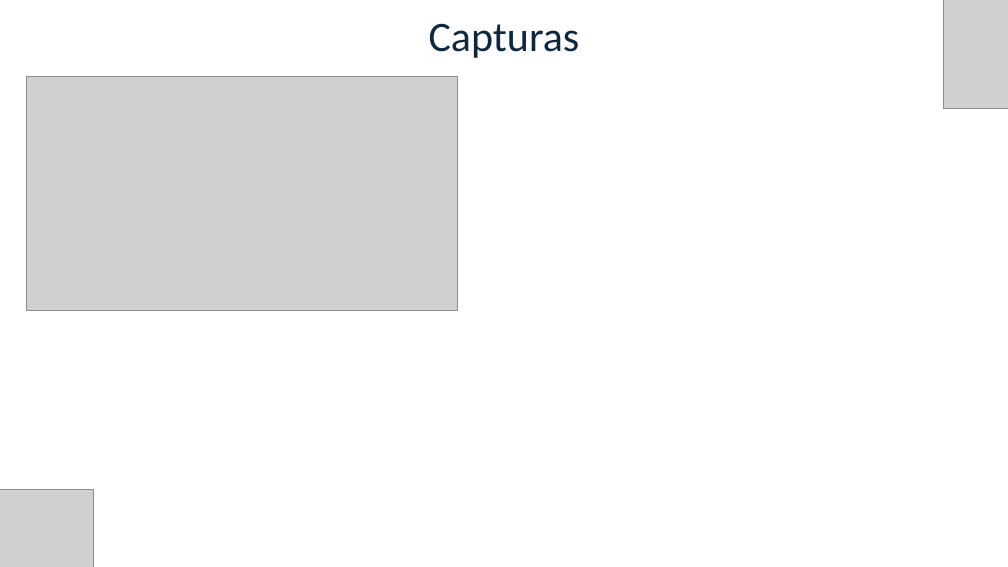
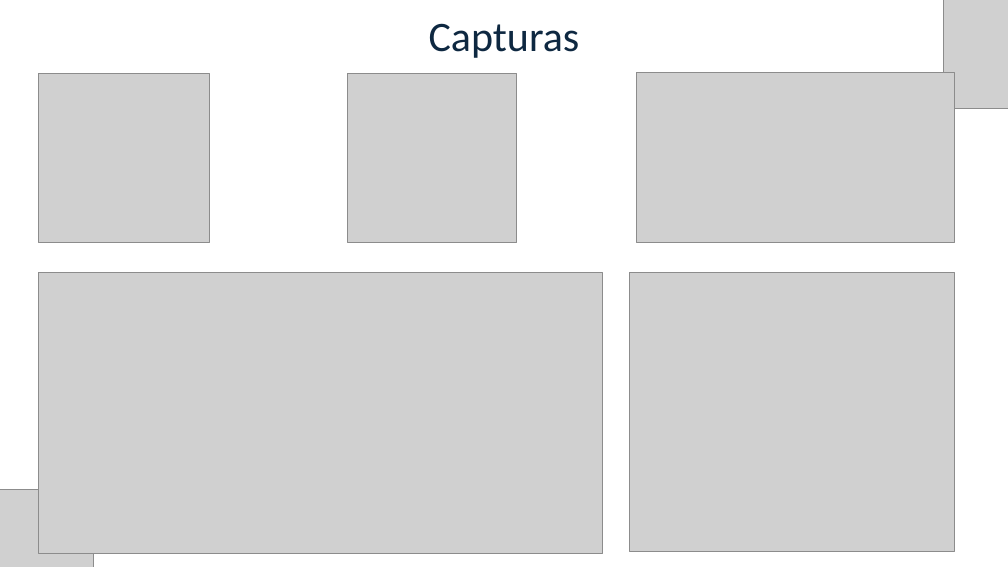
Before and after one commit to douramirez/UniPost-APT122, a slide deck: slide 4 of Fase2/Evidencias_Grupales/Fase 2 08-11.pptx. Drawn at 1008x567 pixels with LibreOffice and Linux fonts; fonts in the diff are those of the drawing; grey boxes stand for pictures. Boxes give left, top, right and bottom in pixels: in the first picture for what was removed or moved away, otherwise in the second. Text is boxed around its words. In the diff, an @@ line names an element or a change of style, - is before the commit and + after.

Commit message:
corrección PPTs

```diff
--- a/Fase2/Evidencias_Grupales/Fase 2 08-11.pptx
+++ b/Fase2/Evidencias_Grupales/Fase 2 08-11.pptx
@@ picture: place and size @@
-picture at <box>26,76,457,311</box>
+picture at <box>39,73,209,243</box>
@@ picture added at <box>348,73,517,243</box> @@
@@ picture added at <box>637,73,955,242</box> @@
@@ picture added at <box>39,272,603,554</box> @@
@@ picture added at <box>629,272,955,551</box> @@
```
